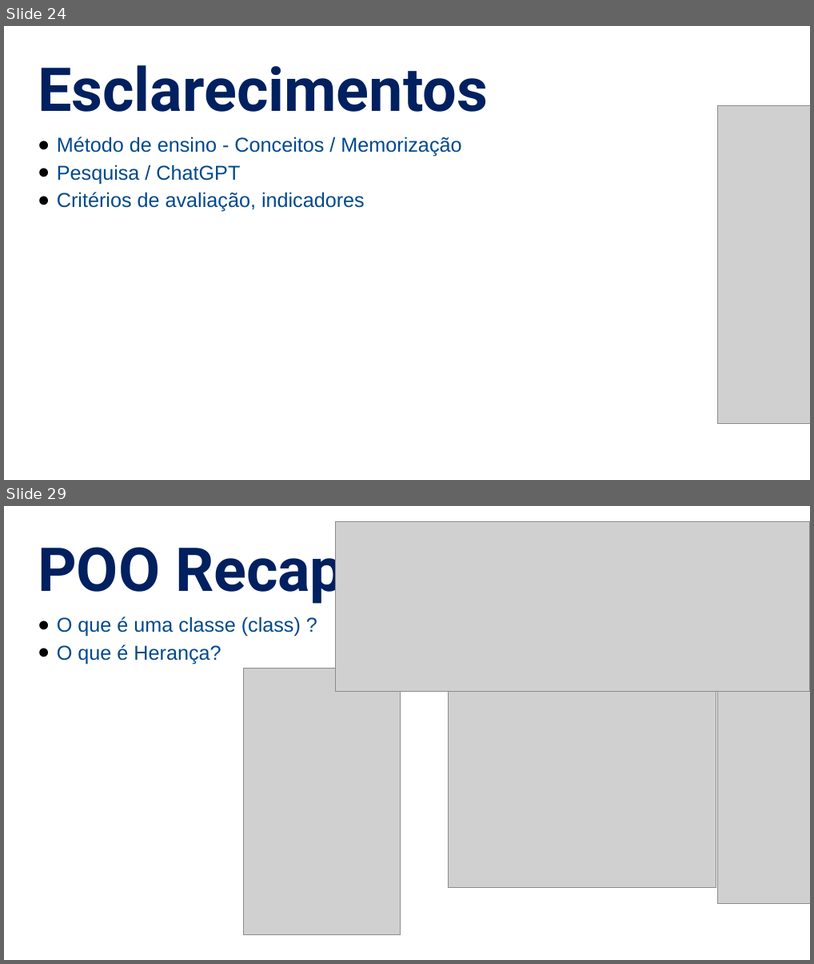
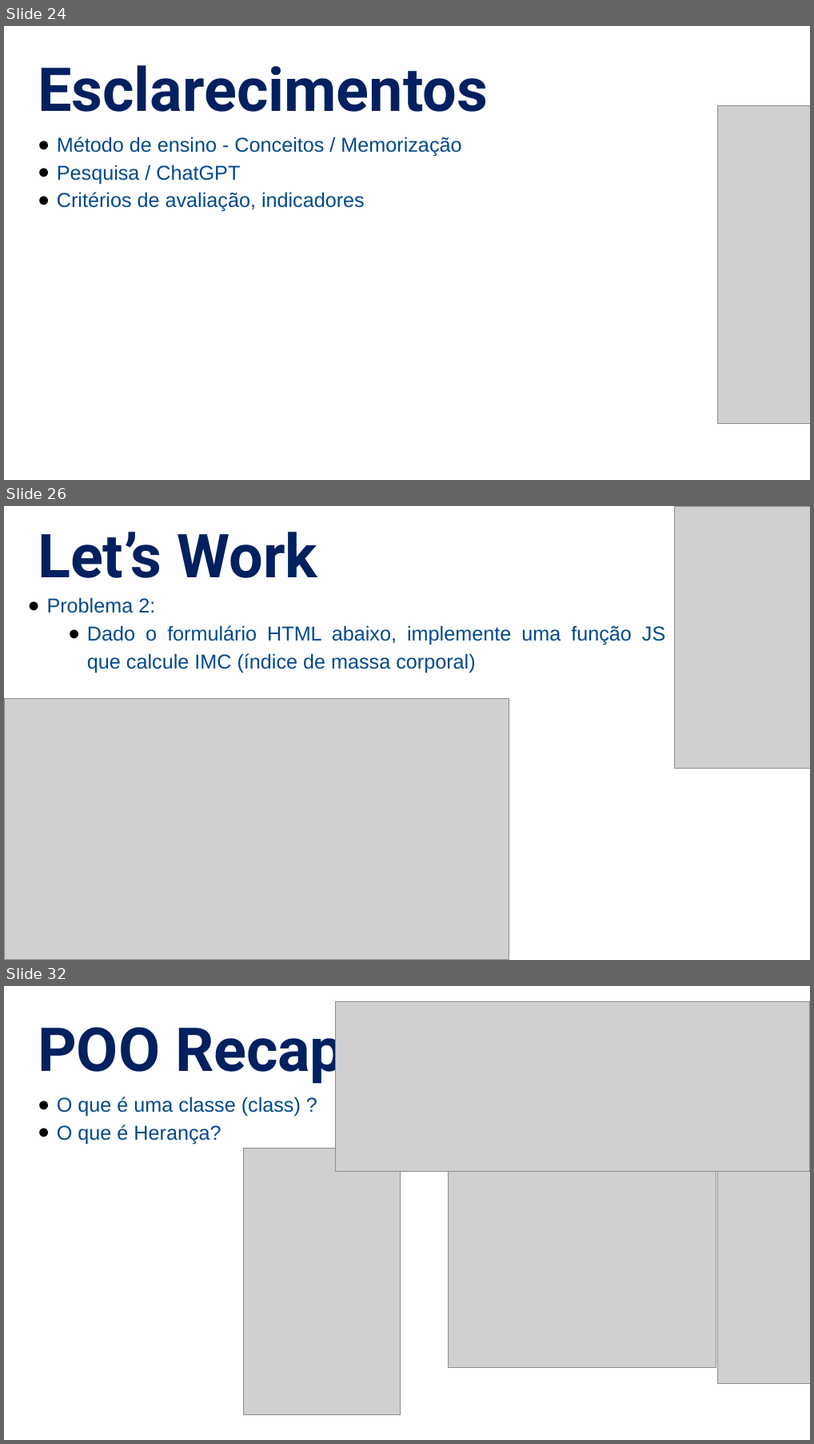
Before and after one commit to alandsilvasouza/PY2, a slide deck: aula08/Aula08.pptx. Shown one above the other, each under a label of ours: slides 24 and 29 before the commit, slides 24, 26 and 32 after it; the slides between them are not shown. The pictures are 814x964 and 814x1444 pixels, drawn with LibreOffice and Linux fonts; fonts in the diff are those of the drawing; grey boxes stand for pictures. Boxes give left, top, right and bottom in pixels: in the first picture for what was removed or moved away, otherwise in the second. Text is boxed around its words. In the diff, an @@ line names an element or a change of style, - is before the commit and + after.

```diff
--- a/aula08/Aula08.pptx
+++ b/aula08/Aula08.pptx
@@ slide 26 added at (4,506,810,960), background #FFFFFF @@
@@ picture added at (674,507,810,768) @@
@@ text added at (38,532,318,578), 54 pt, text #002060, bold @@
+Let’s Work
@@ text added at (47,597,666,673), 18 pt, text #01498E @@
+● Problema 2:
+  ● Dado o formulário HTML abaixo, implemente uma função JS que calcule IMC (índice de massa corporal)
@@ picture added at (4,699,510,959) @@
@@ what was slide 29 is now slide 32 @@
```
Also in this commit, not shown: 4 slides changed, 2 other slides added, 2 other files.
